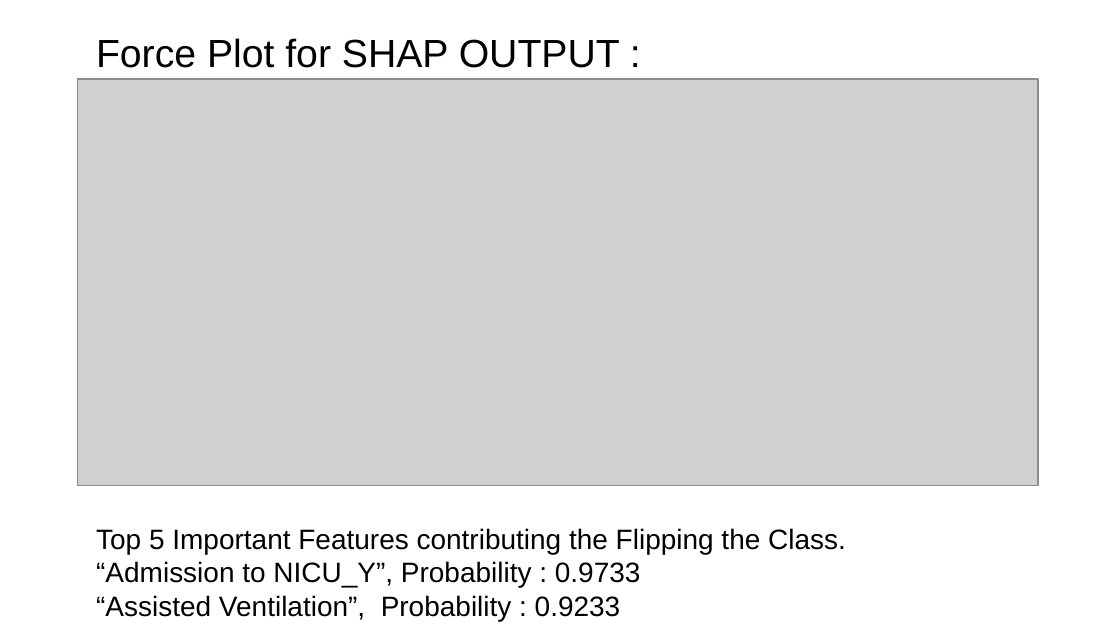
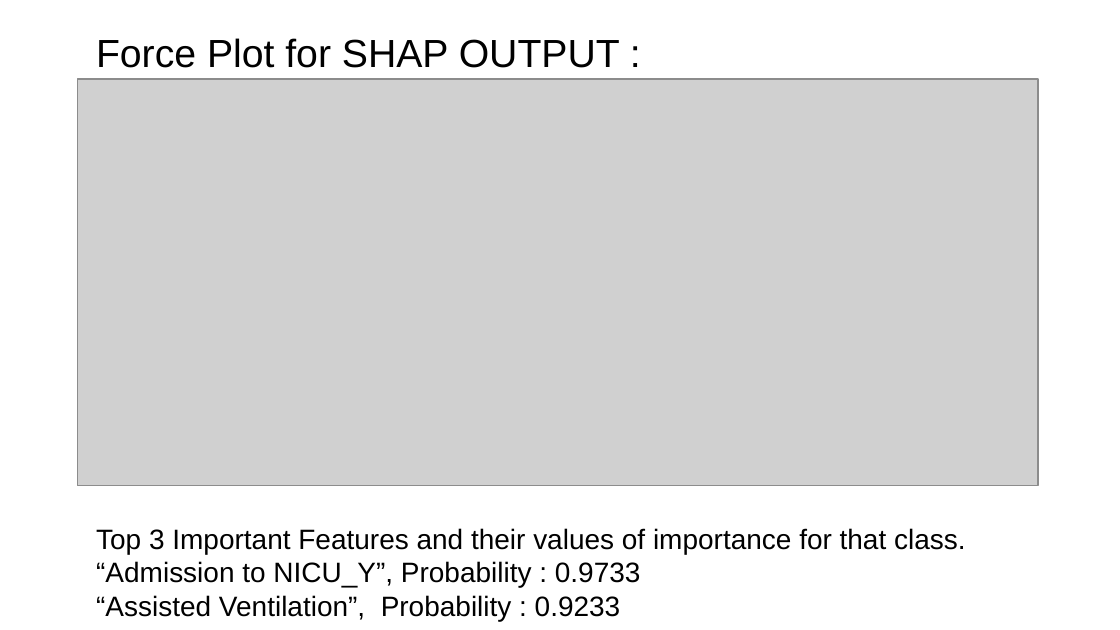
Before and after one commit to Udgata-ML/CDC-Data-CounterFactual, a slide deck: slide 8 of results/CDC Dataset CFs Partial RESULTS.pptx. Drawn at 1120x630 pixels with LibreOffice and Linux fonts; fonts in the diff are those of the drawing; grey boxes stand for pictures. Boxes give left, top, right and bottom in pixels: in the first picture for what was removed or moved away, otherwise in the second. Text is boxed around its words. In the diff, an @@ line names an element or a change of style, - is before the commit and + after.

```diff
--- a/results/CDC Dataset CFs Partial RESULTS.pptx
+++ b/results/CDC Dataset CFs Partial RESULTS.pptx
@@ text at (96,528,965,554): text changed @@
-Top 5 Important Features contributing the Flipping the Class.
+Top 3 Important Features and their values of importance for that class.
```
Also in this commit, not shown: 9 other slides changed, 1 other file.
